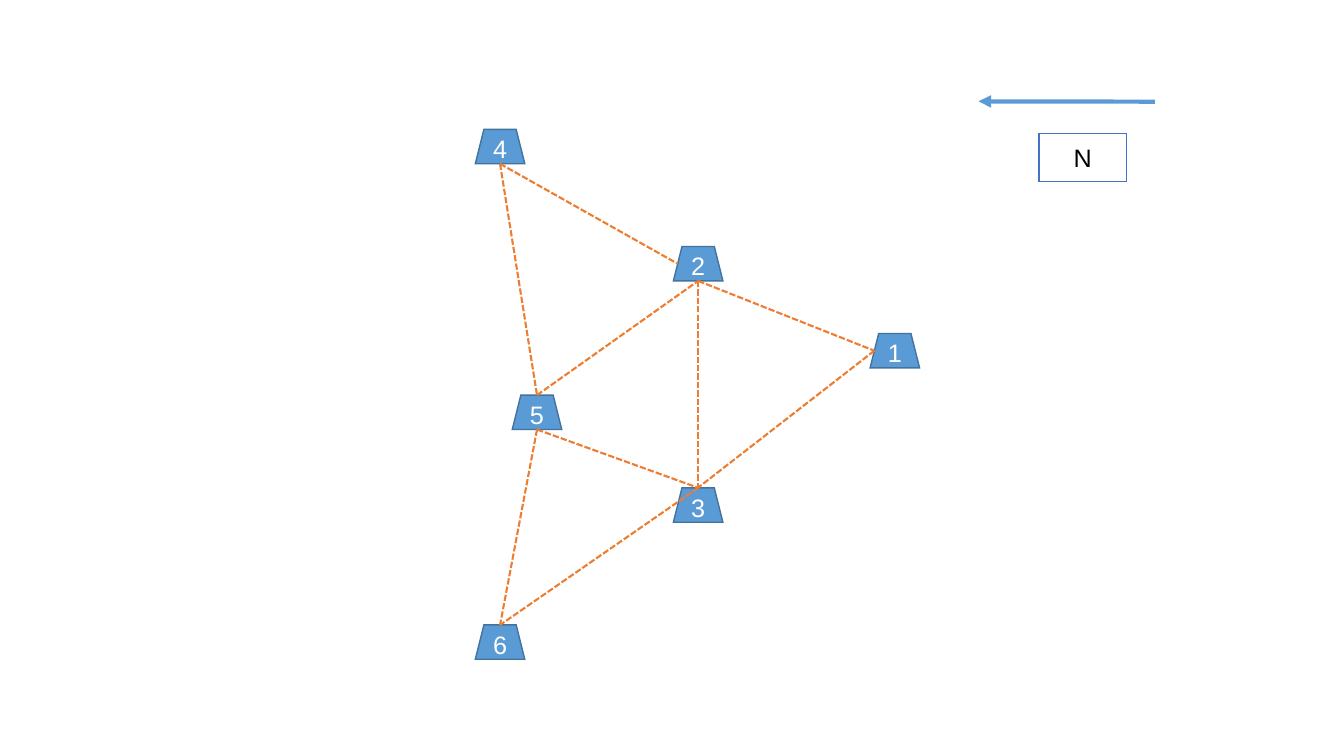
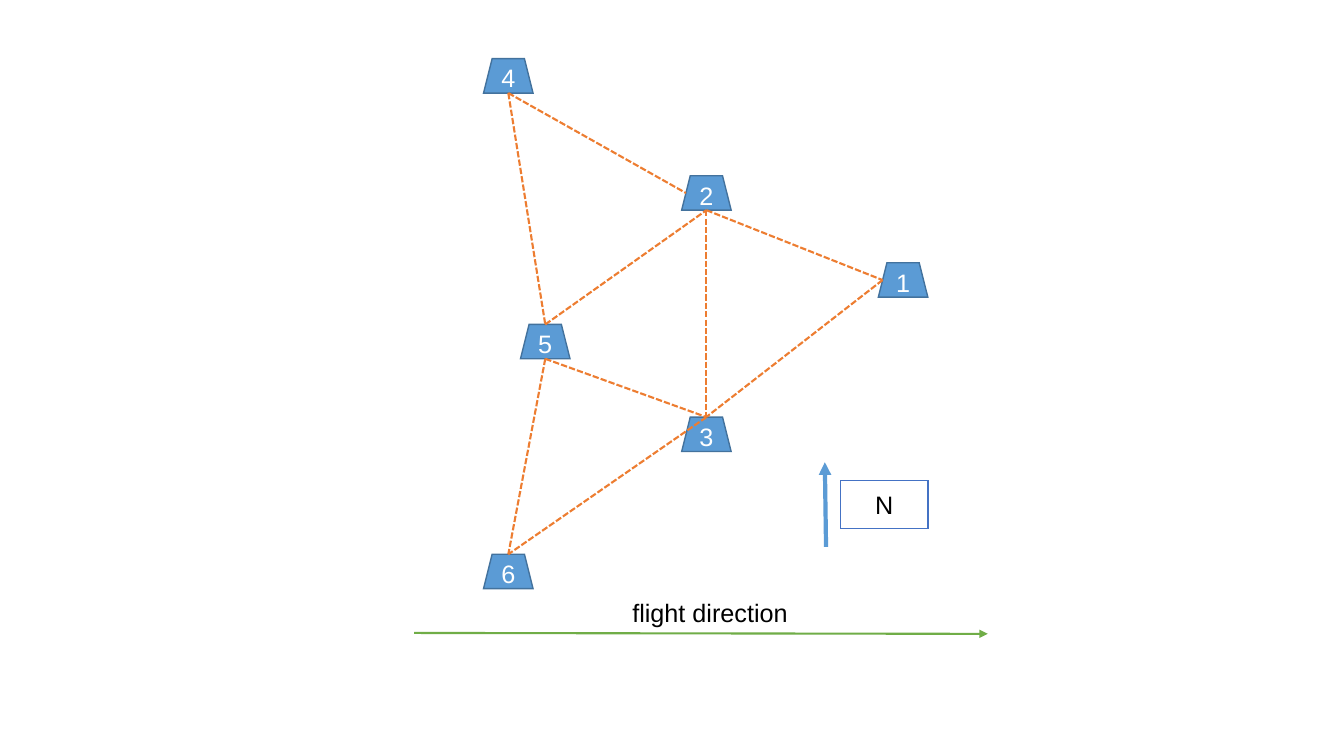
Before and after one commit to lee-shun/forest_fire_detection_system, a slide deck: slide 2 of document/Group_Meeting/3_depth_extimation/plan.pptx. Drawn at 1344x756 pixels with LibreOffice and Linux fonts; fonts in the diff are those of the drawing. Boxes give left, top, right and bottom in pixels: in the first picture for what was removed or moved away, otherwise in the second. Text is boxed around its words. In the diff, an @@ line names an element or a change of style, - is before the commit and + after.

```diff
--- a/document/Group_Meeting/3_depth_extimation/plan.pptx
+++ b/document/Group_Meeting/3_depth_extimation/plan.pptx
@@ 9 lines, 6 trapezoids: place and size @@
-9 lines, 6 trapezoids at [476,129,920,659]
+9 lines, 6 trapezoids at [484,58,928,589]
@@ arrow moved from (1155, 102) - (979, 102) to (827, 546) - (825, 463) @@
@@ rectangle "N": place and size @@
-rectangle "N" at [1040,133,1127,181]
+rectangle "N" at [841,481,929,529]
@@ text added at [632,603,787,628], 18 pt, text #000000 @@
+flight direction
@@ arrow added from (414, 633) to (988, 634), #70AD47 1.5 pt @@
```
Also in this commit, not shown: 1 other file.
